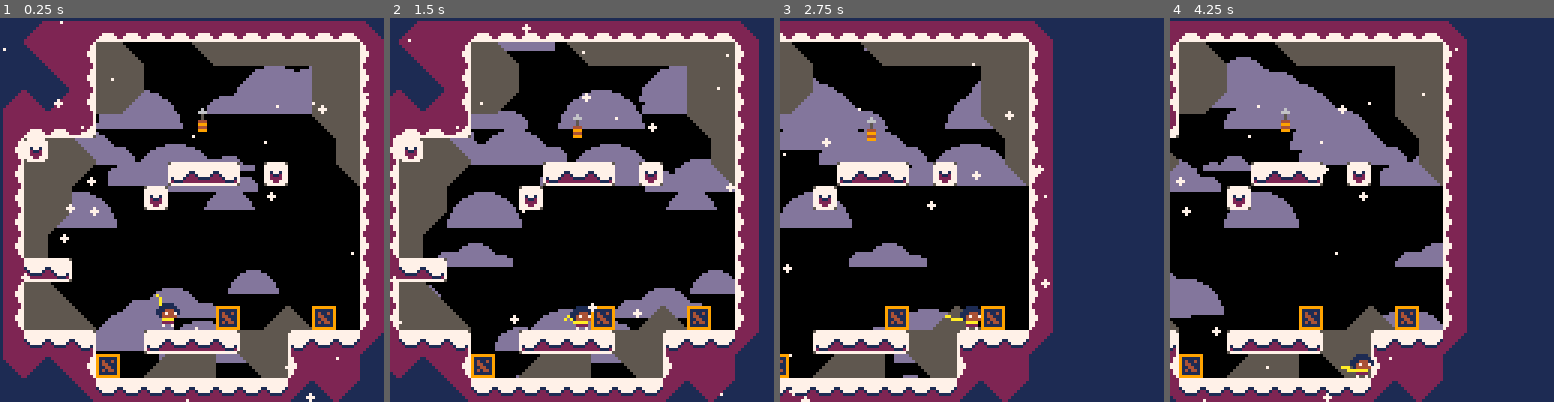
Above: before the commit, frames 1-4 (left to right).
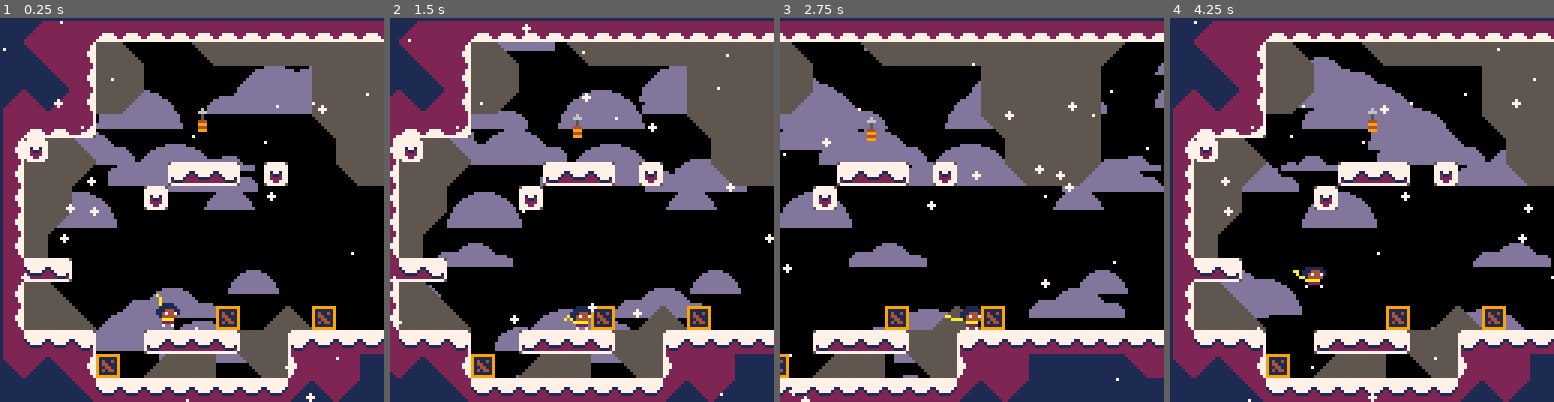
Above: after the commit, the same moments.

Repository: ExOK/Celeste2
Game: PICO-8 cartridge celeste2.p8
Same seed, same stepped clock (60 frames per second), same inputs: the game is played once before the commit and once after it.
Inputs:
- Up to frame 1 (0.25 s): no input
- Up to frame 2 (1.5 s): tap X (X key) at 0.33, 1.07 s; tap O (Z key) at 0.7 s
- Up to frame 3 (2.75 s): hold Right 1.6-2.1 s; tap O (Z key) at 1.7, 2.1, 2.5 s; tap X (X key) at 1.85 s; hold Up 2.15-2.42 s; hold Right from 2.47 s (still down)
- Up to frame 4 (4.25 s): tap O (Z key) every 0.4 s from 2.9 to 4.1 s; tap X (X key) at 2.97, 4.08 s; release Right at 3.03 s; hold Left 3.08-3.58 s; hold Down 3.63-3.97 s; hold Right from 4.02 s (still down)

The runs differ from the first frame. In frame 1, 5.2% of the frame differs, in the area x 93-100%, y 0-88%; in frame 2, 8.6%; in frame 3, 30%; in frame 4, 74%, in the area x 0-100%, y 0-100%.

Commit message:
wider level for fun

Diff:
--- a/celeste2.p8
+++ b/celeste2.p8
@@ -153,7 +153,7 @@
 	clip(0,0,128,128)
 
 	-- draw tileset
-	map((room % 4) * 16, (room / 4) * 16, 0, 0, 16, 16, 1)
+	map((room % 4) * 16, (room / 4) * 16, 0, 0, 32, 16, 1)
 
 	-- draw objects
 	for i=1,#objects do
@@ -169,7 +169,7 @@
 
 	rectfill(-1000, -1000, 0, 1000, 1)
 	rectfill(-1000, -1000, 1000, 0, 1)
-	rectfill(128, -1000, 1000, 1000, 1)
+	rectfill(256, -1000, 1000, 1000, 1)
 	rectfill(-1000, 128, 1000, 1000, 1)
 
 	-- debug
@@ -288,19 +288,19 @@
 0003000000000000000000000000000003030300000000000000000000000000030303030000030301010100000000000303030303030303010101000000000000000000000000000000000000000000000000000000000000000000000000000000000000000000000000000000000000000000000000000000000000000000
 0000000000000000000000000000000000000000000000000000000000000000000000000000000000000000000000000000000000000000000000000000000000000000000000000000000000000000000000000000000000000000000000000000000000000000000000000000000000000000000000000000000000000000
 __map__
-3837212131313131313131313131313600000000000000000000000000000000000000000000000000000000000000000000000000000000000000000000000000000000000000000000000000000000000000000000000000000000000000000000000000000000000000000000000000000000000000000000000000000000
-38272122283900002a2828282828282000000000000000000000000000000000000000000000000000000000000000000000000000000000000000000000000000000000000000000000000000000000000000000000000000000000000000000000000000000000000000000000000000000000000000000000000000000000
-3838272228280000000000000028282000000000000000000000000000000000000000000000000000000000000000000000000000000000000000000000000000000000000000000000000000000000000000000000000000000000000000000000000000000000000000000000000000000000000000000000000000000000
-3736372228290000000000000028282000000000000000000000000000000000000000000000000000000000000000000000000000000000000000000000000000000000000000000000000000000000000000000000000000000000000000000000000000000000000000000000000000000000000000000000000000000000
-213131320000000014000000002a282000000000000000000000000000000000000000000000000000000000000000000000000000000000000000000000000000000000000000000000000000000000000000000000000000000000000000000000000000000000000000000000000000000000000000000000000000000000
-2223283900000000000000000000282000000000000000000000000000000000000000000000000000000000000000000000000000000000000000000000000000000000000000000000000000000000000000000000000000000000000000000000000000000000000000000000000000000000000000000000000000000000
-22282829000000333435002300002a2000000000000000000000000000000000000000000000000000000000000000000000000000000000000000000000000000000000000000000000000000000000000000000000000000000000000000000000000000000000000000000000000000000000000000000000000000000000
-2228280000002300000000000000002000000000000000000000000000000000000000000000000000000000000000000000000000000000000000000000000000000000000000000000000000000000000000000000000000000000000000000000000000000000000000000000000000000000000000000000000000000000
-2228290000000000000000000000002000000000000000000000000000000000000000000000000000000000000000000000000000000000000000000000000000000000000000000000000000000000000000000000000000000000000000000000000000000000000000000000000000000000000000000000000000000000
-2228000000000000000000000000002000000000000000000000000000000000000000000000000000000000000000000000000000000000000000000000000000000000000000000000000000000000000000000000000000000000000000000000000000000000000000000000000000000000000000000000000000000000
-2134350000000002000000000000002000000000000000000000000000000000000000000000000000000000000000000000000000000000000000000000000000000000000000000000000000000000000000000000000000000000000000000000000000000000000000000000000000000000000000000000000000000000
-2228390000000000000000000000002000000000000000000000000000000000000000000000000000000000000000000000000000000000000000000000000000000000000000000000000000000000000000000000000000000000000000000000000000000000000000000000000000000000000000000000000000000000
-22282839000000000013003a3913002000000000000000000000000000000000000000000000000000000000000000000000000000000000000000000000000000000000000000000000000000000000000000000000000000000000000000000000000000000000000000000000000000000000000000000000000000000000
-2111111200003334343528281011112600000000000000000000000000000000000000000000000000000000000000000000000000000000000000000000000000000000000000000000000000000000000000000000000000000000000000000000000000000000000000000000000000000000000000000000000000000000
-2726272213003a2828002a282021213800000000000000000000000000000000000000000000000000000000000000000000000000000000000000000000000000000000000000000000000000000000000000000000000000000000000000000000000000000000000000000000000000000000000000000000000000000000
-3838382711111111111111112627263800000000000000000000000000000000000000000000000000000000000000000000000000000000000000000000000000000000000000000000000000000000000000000000000000000000000000000000000000000000000000000000000000000000000000000000000000000000
+3837212131313131313131313131313131313131313131313131313131313136000000000000000000000000000000000000000000000000000000000000000000000000000000000000000000000000000000000000000000000000000000000000000000000000000000000000000000000000000000000000000000000000
+38272122283900002a2828282828282828282900000000000000000000000020000000000000000000000000000000000000000000000000000000000000000000000000000000000000000000000000000000000000000000000000000000000000000000000000000000000000000000000000000000000000000000000000
+3838272228280000000000000028282828280000000000000000000000000020000000000000000000000000000000000000000000000000000000000000000000000000000000000000000000000000000000000000000000000000000000000000000000000000000000000000000000000000000000000000000000000000
+3736372228290000000000000028282828280000000000000000000000000020000000000000000000000000000000000000000000000000000000000000000000000000000000000000000000000000000000000000000000000000000000000000000000000000000000000000000000000000000000000000000000000000
+213131320000000014000000002a282828280000000000000000000000000020000000000000000000000000000000000000000000000000000000000000000000000000000000000000000000000000000000000000000000000000000000000000000000000000000000000000000000000000000000000000000000000000
+2223283900000000000000000000282828280000000000000000000000000020000000000000000000000000000000000000000000000000000000000000000000000000000000000000000000000000000000000000000000000000000000000000000000000000000000000000000000000000000000000000000000000000
+22282829000000333435002300002a2828290000000000000000000000000020000000000000000000000000000000000000000000000000000000000000000000000000000000000000000000000000000000000000000000000000000000000000000000000000000000000000000000000000000000000000000000000000
+2228280000002300000000000000000000000000000000000000000000000020000000000000000000000000000000000000000000000000000000000000000000000000000000000000000000000000000000000000000000000000000000000000000000000000000000000000000000000000000000000000000000000000
+2228290000000000000000000000000000000000000000000000000000000020000000000000000000000000000000000000000000000000000000000000000000000000000000000000000000000000000000000000000000000000000000000000000000000000000000000000000000000000000000000000000000000000
+2228000000000000000000000000000000000000000000000000000000000020000000000000000000000000000000000000000000000000000000000000000000000000000000000000000000000000000000000000000000000000000000000000000000000000000000000000000000000000000000000000000000000000
+2134350000000002000000000000000000000000000000000000000000000020000000000000000000000000000000000000000000000000000000000000000000000000000000000000000000000000000000000000000000000000000000000000000000000000000000000000000000000000000000000000000000000000
+2228390000000000000000000000000000000000000000000000000000000020000000000000000000000000000000000000000000000000000000000000000000000000000000000000000000000000000000000000000000000000000000000000000000000000000000000000000000000000000000000000000000000000
+22282839000000000013003a3913000000000000000000000000000000000020000000000000000000000000000000000000000000000000000000000000000000000000000000000000000000000000000000000000000000000000000000000000000000000000000000000000000000000000000000000000000000000000
+2111111200003334343528281011111111111111111111111111111111111126000000000000000000000000000000000000000000000000000000000000000000000000000000000000000000000000000000000000000000000000000000000000000000000000000000000000000000000000000000000000000000000000
+2726272213003a2828002a282021213838383827212121212638383838383838000000000000000000000000000000000000000000000000000000000000000000000000000000000000000000000000000000000000000000000000000000000000000000000000000000000000000000000000000000000000000000000000
+3838382711111111111111112627263838383838382721263838383838383838000000000000000000000000000000000000000000000000000000000000000000000000000000000000000000000000000000000000000000000000000000000000000000000000000000000000000000000000000000000000000000000000
